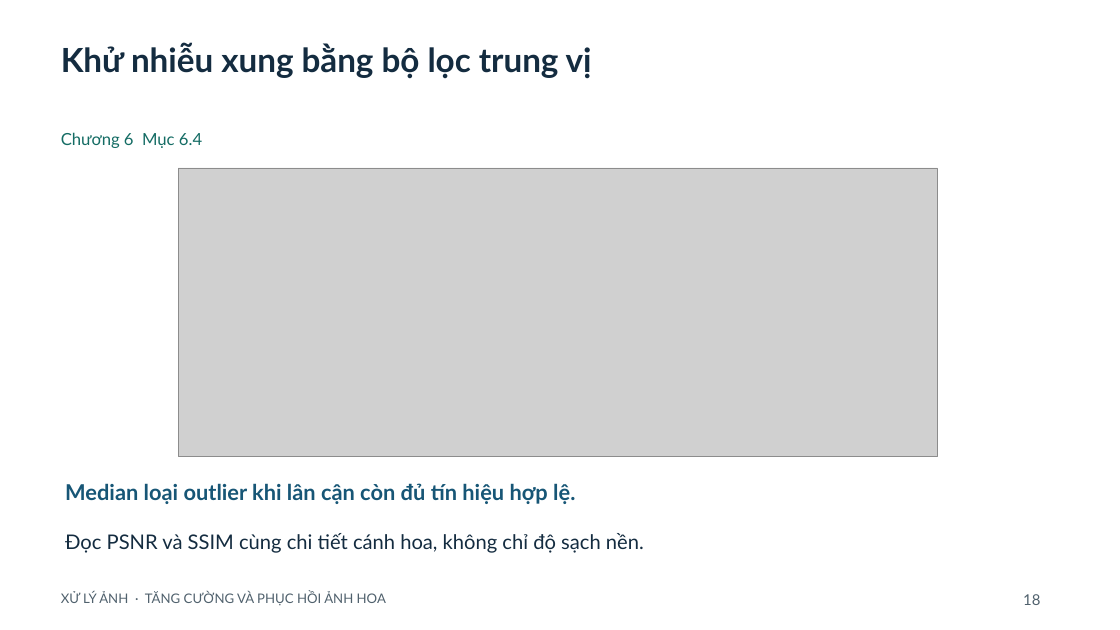
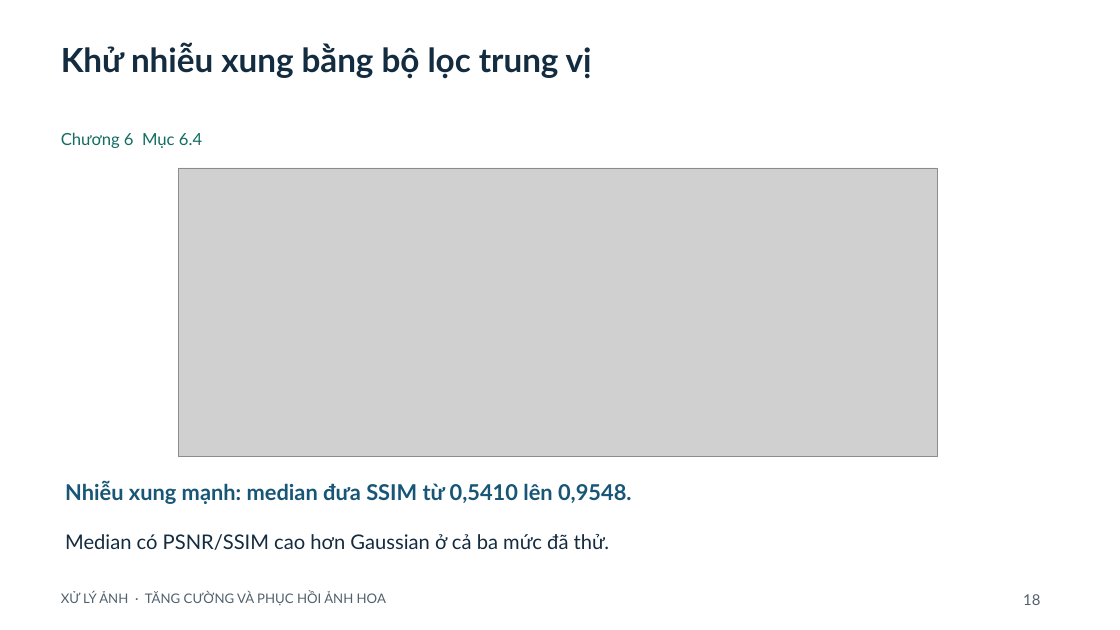
Before and after one commit to ngtd-2609/flower-image-restoration-cnn, a slide deck: slide 18 of docs/SLIDES_REVISED.pptx. Drawn at 1120x630 pixels with LibreOffice and Linux fonts; fonts in the diff are those of the drawing; grey boxes stand for pictures. Boxes give left, top, right and bottom in pixels: in the first picture for what was removed or moved away, otherwise in the second. Text is boxed around its words. In the diff, an @@ line names an element or a change of style, - is before the commit and + after.

```diff
--- a/docs/SLIDES_REVISED.pptx
+++ b/docs/SLIDES_REVISED.pptx
@@ text at bbox=[65, 481, 632, 504]: text changed @@
-Median loại outlier khi lân cận còn đủ tín hiệu hợp lệ.
+Nhiễu xung mạnh: median đưa SSIM từ 0,5410 lên 0,9548.
@@ text at bbox=[65, 534, 610, 550]: text changed @@
-Đọc PSNR và SSIM cùng chi tiết cánh hoa, không chỉ độ sạch nền.
+Median có PSNR/SSIM cao hơn Gaussian ở cả ba mức đã thử.
```
Also in this commit, not shown: 18 other slides changed, 4 other files.
